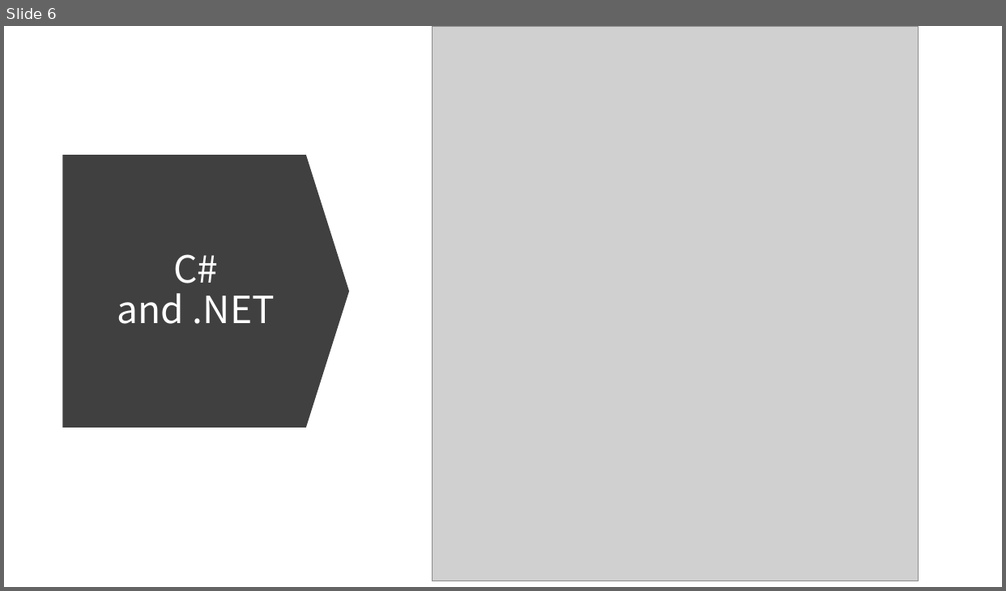
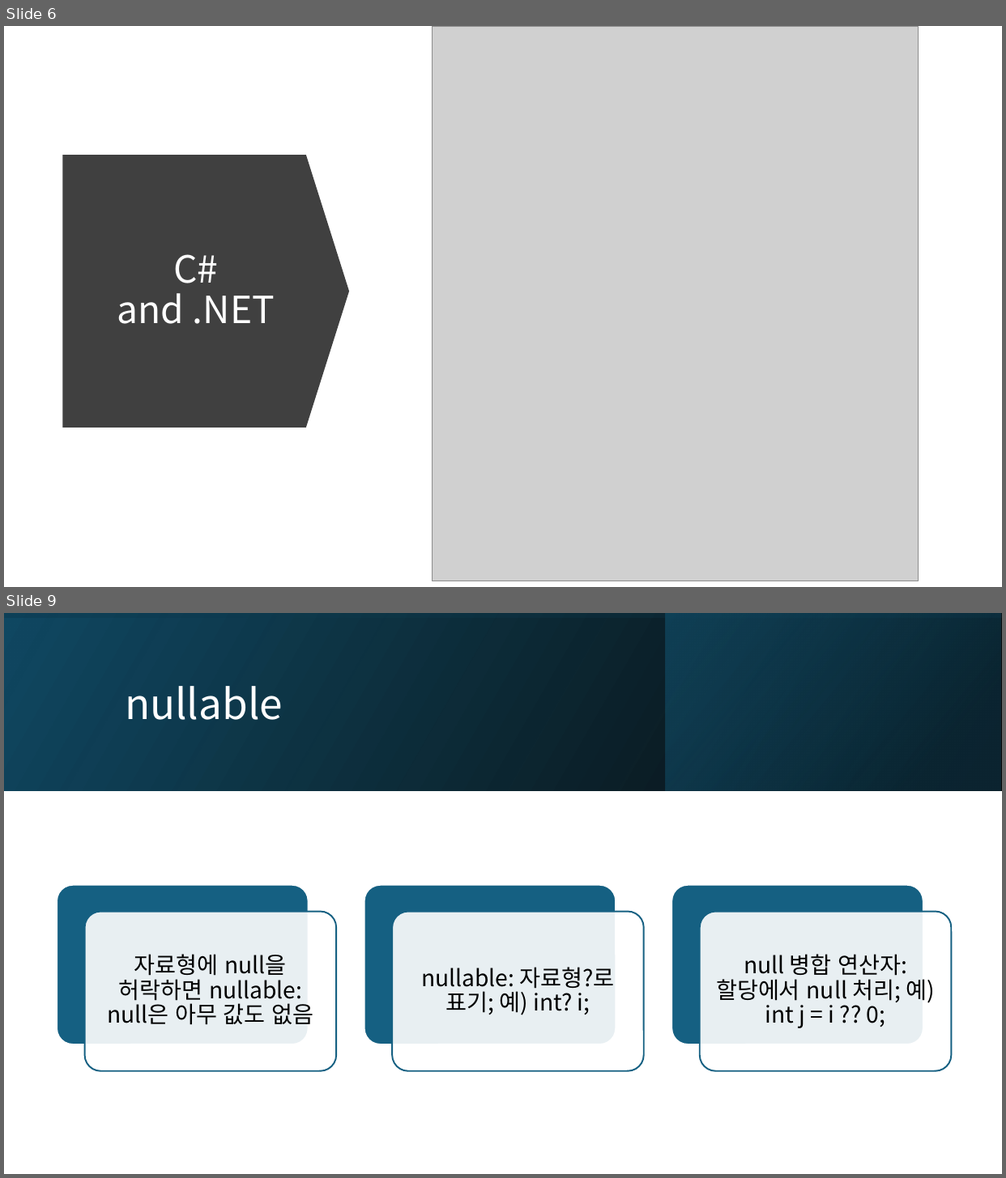
Before and after one commit to mokwongame/CS_2025_2, a slide deck: C# 문법.pptx. Shown one above the other, each under a label of ours: slide 6 before the commit, slides 6 and 9 after it; the slides between them are not shown. The pictures are 1006x591 and 1006x1178 pixels, drawn with LibreOffice and Linux fonts; fonts in the diff are those of the drawing; grey boxes stand for pictures. Boxes give left, top, right and bottom in pixels: in the first picture for what was removed or moved away, otherwise in the second. Text is boxed around its words. In the diff, an @@ line names an element or a change of style, - is before the commit and + after.

```diff
--- a/C# 문법.pptx
+++ b/C# 문법.pptx
@@ slide 9 added at (4,613,1002,1174), background #FFFFFF @@
@@ rectangle added at (4,613,1002,790), fill gradient #000000 to #104862 @@
@@ rectangle added at (4,613,1002,790), fill gradient #104862 to #000000 @@
@@ rectangle added at (666,613,1001,790), fill gradient #0B3041 to #156082 @@
@@ title added at (125,686,283,720), 40 pt, text #FFFFFF @@
+nullable
@@ group added at (57,884,951,1071): 6 rounded rectangles, 3 texts @@
+자료형에 null을 허락하면 nullable: null은 아무 값도 없음
+nullable: 자료형?로 표기; 예) int? i;
+null 병합 연산자: 할당에서 null 처리; 예) int j = i ?? 0;
```
Also in this commit, not shown: 3 other slides added, 1 other file.
